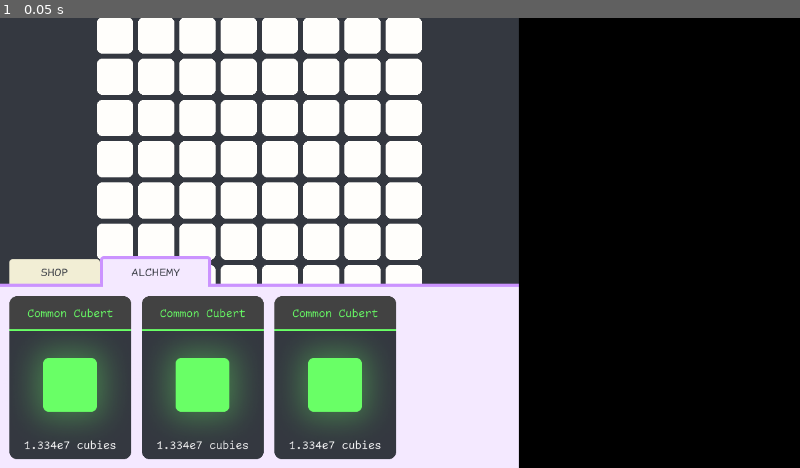
Above: before the commit, frame 1.
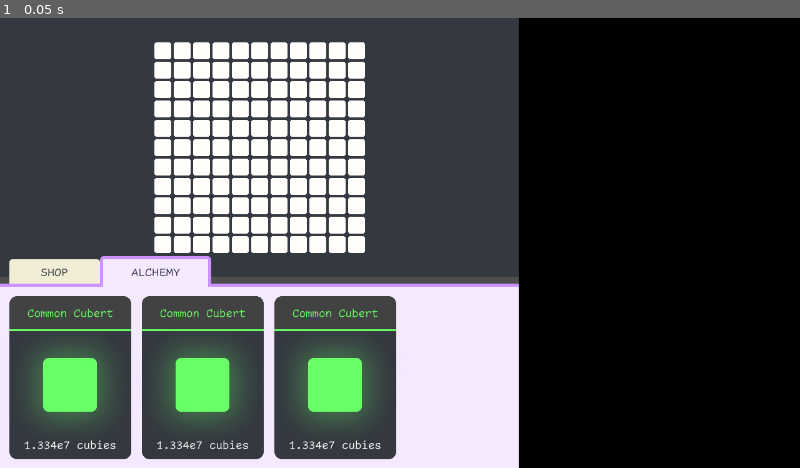
Above: after the commit, the same moment.

Repository: Logikable/GMTK2024
Game: Godot game, scene res://scenes/game.tscn
Same seed, same stepped clock (60 frames per second), same inputs: the game is played once before the commit and once after it.
Inputs:
- Up to frame 1 (0.05 s): no input

The runs differ from the first frame. In frame 1, 14% of the frame differs, in the area x 0-65%, y 0-60%.

Commit message:
Programmatically set tile, tile parent, grid, and grid parent dimensions.

Diff:
--- a/project.godot
+++ b/project.godot
@@ -15,6 +15,10 @@
 config/features=PackedStringArray("4.3", "Forward Plus")
 config/icon="res://assets/icon.svg"
 
+[debug]
+
+gdscript/warnings/integer_division=0
+
 [display]
 
 window/size/viewport_width=1280
--- a/scenes/card.tscn
+++ b/scenes/card.tscn
@@ -1,7 +1,7 @@
 [gd_scene load_steps=10 format=3 uid="uid://b0rv4c1oc7yrc"]
 
 [ext_resource type="PackedScene" uid="uid://cpklnuogag7tt" path="res://scenes/2dcubie.tscn" id="1_akfou"]
-[ext_resource type="Script" path="res://scenes/card.gd" id="1_c2cb0"]
+[ext_resource type="Script" path="res://scripts/card.gd" id="1_c2cb0"]
 [ext_resource type="FontFile" uid="uid://c48agdebe6v1w" path="res://fonts/ComicCodeLigaturesNFFixed-Regular.ttf" id="1_jxgn6"]
 [ext_resource type="Texture2D" uid="uid://btk4rywc3ymm2" path="res://assets/5Ijg6wc.png" id="3_ms6wg"]
 
--- a/scenes/game.tscn
+++ b/scenes/game.tscn
@@ -80,17 +80,19 @@
 layout_mode = 2
 anchors_preset = 0
 offset_right = 830.0
-offset_bottom = 480.0
+offset_bottom = 414.0
 
 [node name="Grid" parent="LeftNode/GridNode" instance=ExtResource("1_oinuk")]
 layout_mode = 1
-anchors_preset = -1
-anchor_left = 0.379518
-anchor_top = 0.19375
-anchor_right = 0.620482
-anchor_bottom = 0.610417
-offset_right = 0.0
-offset_bottom = 0.0
+anchors_preset = 8
+anchor_left = 0.5
+anchor_top = 0.5
+anchor_right = 0.5
+anchor_bottom = 0.5
+offset_left = -105.0
+offset_top = -105.0
+offset_right = 105.0
+offset_bottom = 105.0
 grow_horizontal = 2
 grow_vertical = 2
 metadata/_edit_use_anchors_ = true
@@ -101,8 +103,6 @@
 anchors_preset = 15
 anchor_right = 1.0
 anchor_bottom = 1.0
-offset_right = 1.0
-offset_bottom = 240.0
 grow_horizontal = 2
 grow_vertical = 2
 theme_override_styles/panel = SubResource("StyleBoxFlat_gv1x0")
--- a/scenes/grid.tscn
+++ b/scenes/grid.tscn
@@ -16,25 +16,100 @@
 anchors_preset = 15
 anchor_right = 1.0
 anchor_bottom = 1.0
+offset_right = 141.0
+offset_bottom = 10.0
 grow_horizontal = 2
 grow_vertical = 2
 theme_override_constants/h_separation = 0
 theme_override_constants/v_separation = 0
 columns = 3
 
-[node name="TileNode" type="Control" parent="GridContainer"]
-custom_minimum_size = Vector2(66, 66)
+[node name="TileParent" type="Control" parent="GridContainer"]
+custom_minimum_size = Vector2(70, 70)
 layout_mode = 2
 
-[node name="Tile" parent="GridContainer/TileNode" instance=ExtResource("1_r0jgx")]
+[node name="Tile" parent="GridContainer/TileParent" instance=ExtResource("1_r0jgx")]
 layout_mode = 2
-anchors_preset = 0
-anchor_right = 0.0
-anchor_bottom = 0.0
-offset_left = 4.0
-offset_top = 4.0
-offset_right = 504.0
-offset_bottom = 504.0
-scale = Vector2(0.116, 0.116)
+scale = Vector2(0.14, 0.14)
 size_flags_horizontal = 3
 size_flags_vertical = 3
+
+[node name="TileParent2" type="Control" parent="GridContainer"]
+custom_minimum_size = Vector2(70, 70)
+layout_mode = 2
+
+[node name="Tile" parent="GridContainer/TileParent2" instance=ExtResource("1_r0jgx")]
+layout_mode = 2
+scale = Vector2(0.14, 0.14)
+size_flags_horizontal = 3
+size_flags_vertical = 3
+
+[node name="TileParent3" type="Control" parent="GridContainer"]
+custom_minimum_size = Vector2(70, 70)
+layout_mode = 2
+
+[node name="Tile" parent="GridContainer/TileParent3" instance=ExtResource("1_r0jgx")]
+layout_mode = 2
+scale = Vector2(0.14, 0.14)
+size_flags_horizontal = 3
+size_flags_vertical = 3
+
+[node name="TileParent4" type="Control" parent="GridContainer"]
+custom_minimum_size = Vector2(70, 70)
+layout_mode = 2
+
+[node name="Tile" parent="GridContainer/TileParent4" instance=ExtResource("1_r0jgx")]
+layout_mode = 2
+scale = Vector2(0.14, 0.14)
+size_flags_horizontal = 3
+size_flags_vertical = 3
+
+[node name="TileParent5" type="Control" parent="GridContainer"]
+custom_minimum_size = Vector2(70, 70)
+layout_mode = 2
+
+[node name="Tile" parent="GridContainer/TileParent5" instance=ExtResource("1_r0jgx")]
+layout_mode = 2
+scale = Vector2(0.14, 0.14)
+size_flags_horizontal = 3
+size_flags_vertical = 3
+
+[node name="TileParent6" type="Control" parent="GridContainer"]
+custom_minimum_size = Vector2(70, 70)
+layout_mode = 2
+
+[node name="Tile" parent="GridContainer/TileParent6" instance=ExtResource("1_r0jgx")]
+layout_mode = 2
+scale = Vector2(0.14, 0.14)
+size_flags_horizontal = 3
+size_flags_vertical = 3
+
+[node name="TileParent7" type="Control" parent="GridContainer"]
+custom_minimum_size = Vector2(70, 70)
+layout_mode = 2
+
+[node name="Tile" parent="GridContainer/TileParent7" instance=ExtResource("1_r0jgx")]
+layout_mode = 2
+scale = Vector2(0.14, 0.14)
+size_flags_horizontal = 3
+size_flags_vertical = 3
+
+[node name="TileParent8" type="Control" parent="GridContainer"]
+custom_minimum_size = Vector2(70, 70)
+layout_mode = 2
+
+[node name="Tile" parent="GridContainer/TileParent8" instance=ExtResource("1_r0jgx")]
+layout_mode = 2
+scale = Vector2(0.14, 0.14)
+size_flags_horizontal = 3
+size_flags_vertical = 3
+
+[node name="TileParent9" type="Control" parent="GridContainer"]
+custom_minimum_size = Vector2(70, 70)
+layout_mode = 2
+
+[node name="Tile" parent="GridContainer/TileParent9" instance=ExtResource("1_r0jgx")]
+layout_mode = 2
+scale = Vector2(0.14, 0.14)
+size_flags_horizontal = 3
+size_flags_vertical = 3
--- a/scenes/tile.tscn
+++ b/scenes/tile.tscn
@@ -1,4 +1,6 @@
-[gd_scene load_steps=2 format=3 uid="uid://bgpt5isktlgpc"]
+[gd_scene load_steps=3 format=3 uid="uid://bgpt5isktlgpc"]
+
+[ext_resource type="Script" path="res://scripts/tile.gd" id="1_ah3mr"]
 
 [sub_resource type="StyleBoxFlat" id="StyleBoxFlat_oqvsc"]
 bg_color = Color(1, 0.996078, 0.984314, 1)
@@ -7,12 +9,24 @@
 corner_radius_bottom_right = 75
 corner_radius_bottom_left = 75
 
-[node name="Tile" type="PanelContainer"]
-anchors_preset = 15
-anchor_right = 1.0
-anchor_bottom = 1.0
-offset_right = -780.0
-offset_bottom = -220.0
+[node name="Tile" type="Control"]
+layout_mode = 3
+anchors_preset = 0
+offset_right = 500.0
+offset_bottom = 500.0
+script = ExtResource("1_ah3mr")
+
+[node name="TileShape" type="PanelContainer" parent="."]
+layout_mode = 1
+anchors_preset = 8
+anchor_left = 0.5
+anchor_top = 0.5
+anchor_right = 0.5
+anchor_bottom = 0.5
+offset_left = -220.0
+offset_top = -220.0
+offset_right = 220.0
+offset_bottom = 220.0
 grow_horizontal = 2
 grow_vertical = 2
 theme_override_styles/panel = SubResource("StyleBoxFlat_oqvsc")
--- a/scripts/grid.gd
+++ b/scripts/grid.gd
@@ -3,26 +3,61 @@
 @export var grid_container : Node
 # grid_size is the number of tiles along one edge of the grid.
 var grid_size = 1
+var grid_pixels = {
+  3: 210,   # 70 pixel ea
+  4: 232,   # 58 pixel ea (unused)
+  5: 250,   # 50 pixel ea
+  6: 264,   # 44 pixel ea (unused)
+  7: 280,   # 40 pixel ea
+  8: 296,   # 37 pixel ea (unused)
+  9: 315,   # 35 pixel ea
+  10: 330,  # 33 pixel ea (unused)
+  11: 341,  # 31 pixel ea
+}
 
 
 # Called when the node enters the scene tree for the first time.
 func _ready() -> void:
-  self.set_grid_size(8)
+  self.set_grid_size(11)
+
+
+func center_self() -> void:
+  var parent_center = self.get_parent_area_size() / 2
+  var my_size = self.size
+  self.position = parent_center - my_size / 2
 
 
 func set_grid_size(new_grid_size : int) -> void:
+  assert(3 <= new_grid_size and new_grid_size <= 11)
   grid_size = new_grid_size
+
+  # Recompute the number of tile instances.
+  # This node will be duplicated to create the new nodes.
+  var cloned_tile_parent = grid_container.get_child(0).duplicate()
+  for tile_parent in grid_container.get_children():
+    # Godot's version of deleting a node.
+    tile_parent.queue_free()
+  for i in grid_size * grid_size:
+    grid_container.add_child(cloned_tile_parent.duplicate())
+  cloned_tile_parent.queue_free()
+
+  # The updates below need to be in this order. It goes from innermost to
+  # outermost.
+
+  # Update the scale of every Tile and TileShape.
+  var pixels_per_tile = grid_pixels[grid_size] / grid_size
+  for tile_parent in grid_container.get_children():
+    tile_parent.custom_minimum_size = Vector2(pixels_per_tile, pixels_per_tile)
+    tile_parent.get_child(0).update_scale(pixels_per_tile)
+
   # Update the GridContainer.
-  grid_container.columns = new_grid_size
-  # When the grid size is updated, re-draw the tiles.
-  # This node will be duplicated to create the new nodes.
-  var cloned_tile_node = grid_container.get_child(0).duplicate()
-  for tile_node in grid_container.get_children():
-    # Godot's version of deleting a node.
-    tile_node.queue_free()
-  for i in grid_size * grid_size:
-    grid_container.add_child(cloned_tile_node.duplicate())
-  cloned_tile_node.queue_free()
+  grid_container.columns = grid_size
+  grid_container.size = Vector2(grid_pixels[grid_size], grid_pixels[grid_size])
+  print(grid_container.size)
+
+  # Update myself.
+  self.size = Vector2(grid_pixels[grid_size], grid_pixels[grid_size])
+  self.center_self()
 
 
 # Called every frame. 'delta' is the elapsed time since the previous frame.
--- /dev/null
+++ b/scripts/tile.gd
@@ -0,0 +1,19 @@
+extends Control
+
+
+# Set the scale of this instance of Tile to be `pixels` wide.
+func update_scale(pixels: int) -> void:
+  assert(self.size.x == self.size.y)
+  var scene_width = self.size.x
+  var new_scale_scalar = pixels / scene_width
+  self.scale = Vector2(new_scale_scalar, new_scale_scalar)
+
+
+# Called when the node enters the scene tree for the first time.
+func _ready() -> void:
+  pass # Replace with function body.
+
+
+# Called every frame. 'delta' is the elapsed time since the previous frame.
+func _process(delta: float) -> void:
+  pass
Renamed: scenes/card.gd -> scripts/card.gd
